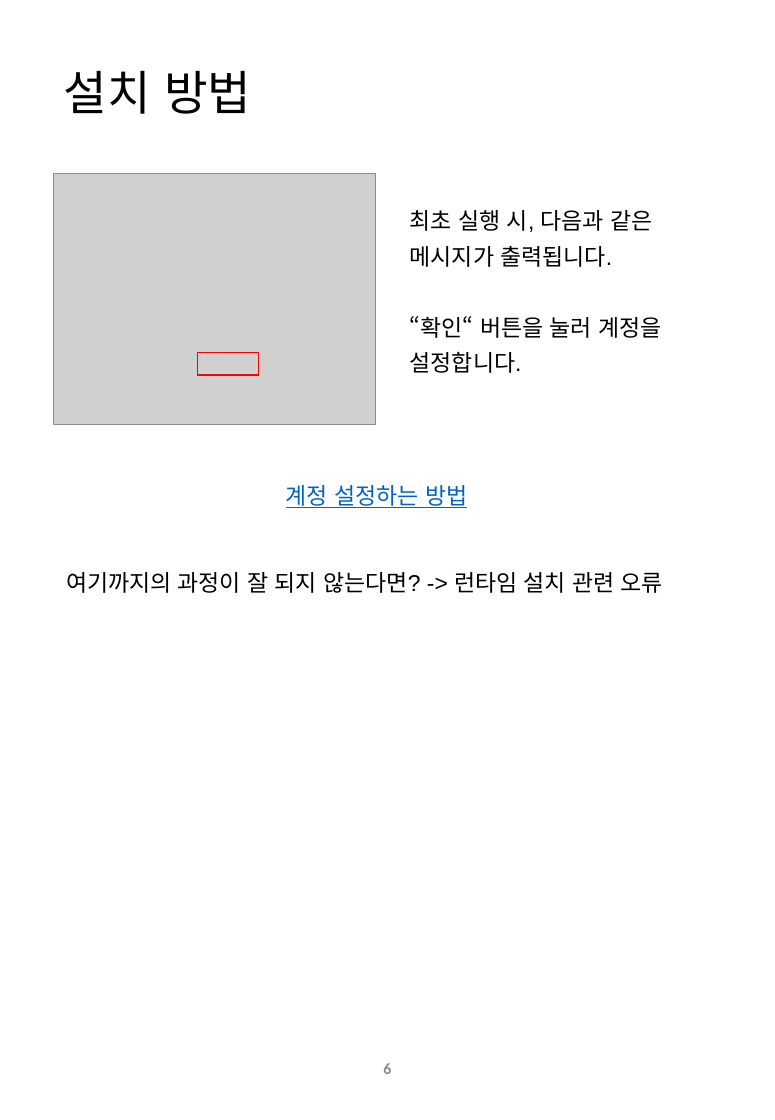
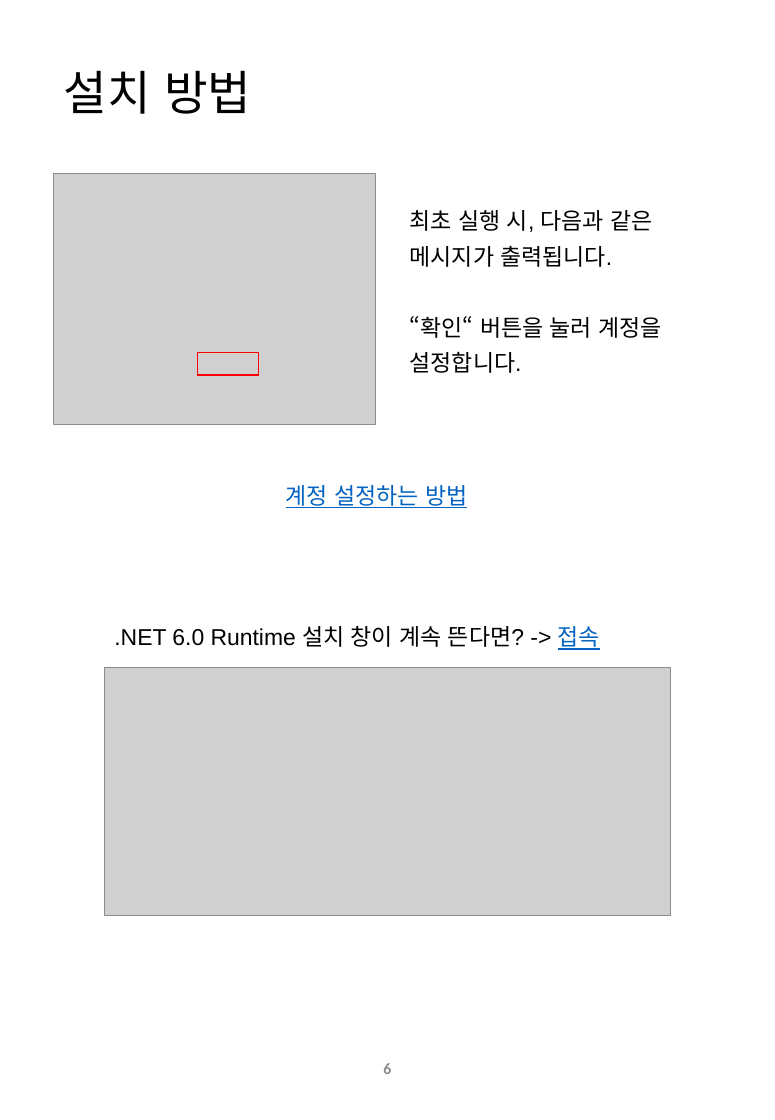
Before and after one commit to byungmeo/GersangStation, a slide deck: slide 6 of 사용자 설명서.pptx. Drawn at 775x1120 pixels with LibreOffice and Linux fonts; fonts in the diff are those of the drawing; grey boxes stand for pictures. Boxes give left, top, right and bottom in pixels: in the first picture for what was removed or moved away, otherwise in the second. Text is boxed around its words. In the diff, an @@ line names an element or a change of style, - is before the commit and + after.

```diff
--- a/사용자 설명서.pptx
+++ b/사용자 설명서.pptx
@@ text at [114, 626, 600, 650]: text changed @@
-여기까지의 과정이 잘 되지 않는다면? -> 런타임 설치 관련 오류
+.NET 6.0 Runtime 설치 창이 계속 뜬다면? -> 접속
@@ picture added at [104, 668, 671, 916] @@
```
Also in this commit, not shown: 1 other slide changed.
